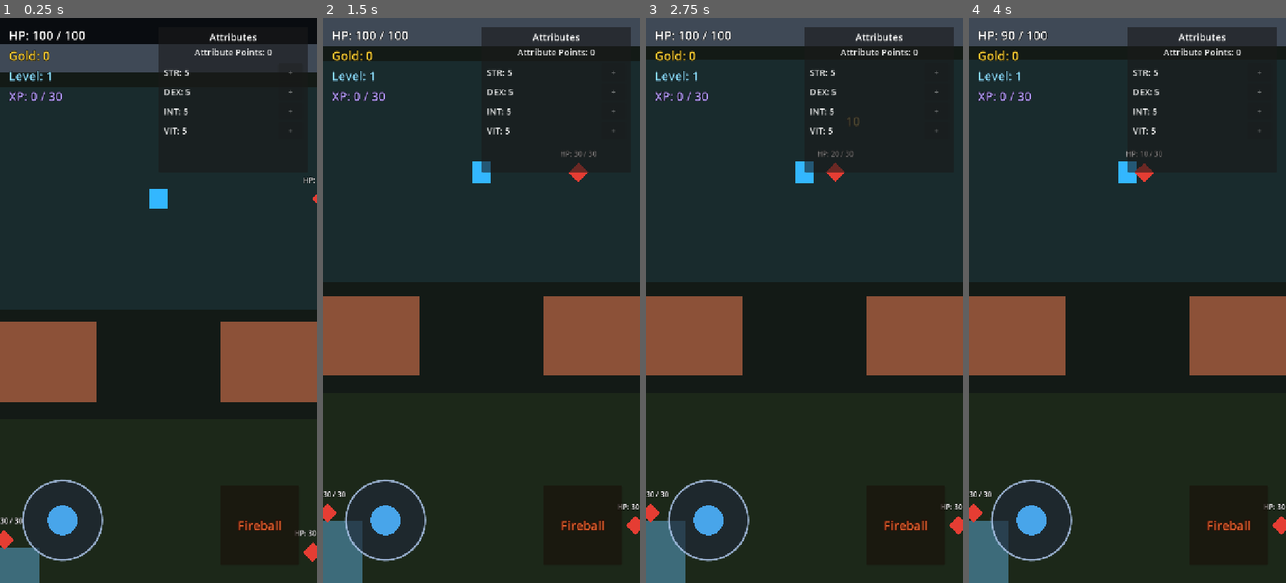
Above: before the commit, frames 1-4 (left to right).
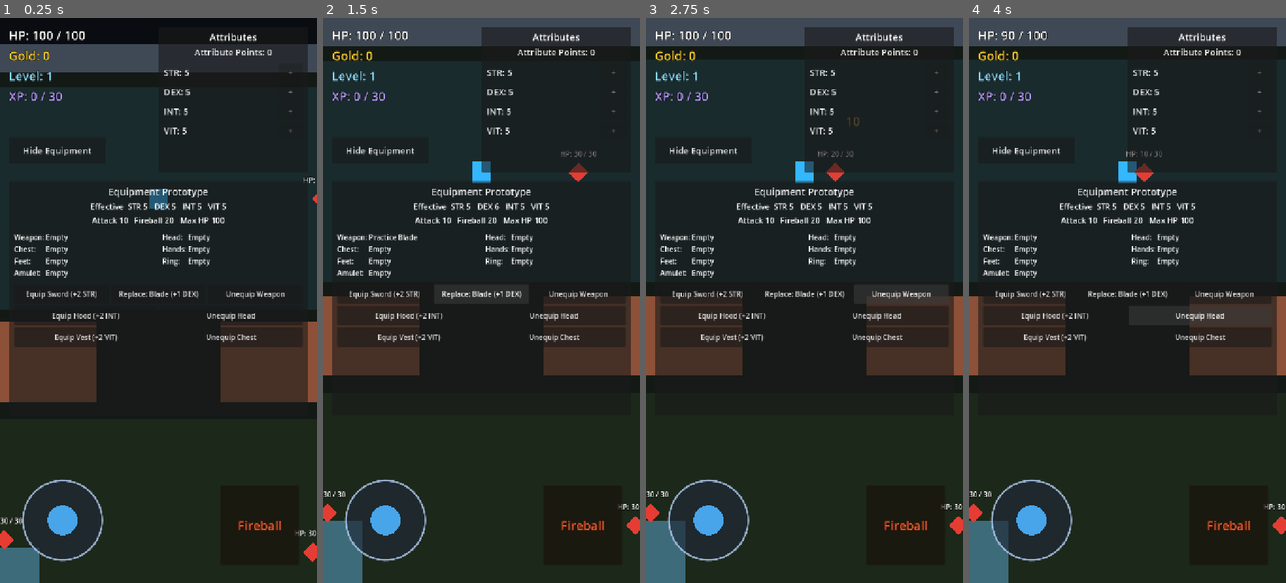
Above: after the commit, the same moments.

Repository: jaakko0/ARPG-game
Game: Godot game, scene res://scenes/main.tscn
Two runs of this game, one before a commit and one after it. Both use one fixed random seed, a clock stepped at 60 frames per second and the inputs below.
Inputs (mouse positions are in pixels of both pictures, inside the frame that each line leads up to):
- Up to frame 1 (0.25 s): no input
- Up to frame 2 (1.5 s): click (383, 294) at 0.5 s, where only the run after the commit has a clickable "Equip Sword (+2 STR)"; click (481, 294) at 1.25 s, where only the run after the commit has a clickable "Replace: Blade (+1 DEX)"
- Up to frame 3 (2.75 s): click (902, 294) at 2 s, where only the run after the commit has a clickable "Unequip Weapon"
- Up to frame 4 (4 s): click (1054, 317) at 2.75 s, where only the run after the commit has a clickable "Equip Hood (+2 INT)"; click (1200, 317) at 3.5 s, where only the run after the commit has a clickable "Unequip Head"

The runs differ from the first frame. In frame 1, 10% of the frame differs, in the area x 2-98%, y 22-68%; in frame 2, 10%; in frame 3, 9.9%; in frame 4, 9.9%.

Commit message:
Add basic equipment system

Diff:
--- /dev/null
+++ b/data/equipment/apprentice_hood.tres
@@ -0,0 +1,10 @@
+[gd_resource type="Resource" script_class="EquipmentItemData" load_steps=2 format=3]
+
+[ext_resource type="Script" path="res://scripts/equipment_item_data.gd" id="1_item_script"]
+
+[resource]
+script = ExtResource("1_item_script")
+item_id = &"apprentice_hood"
+display_name = "Apprentice Hood"
+slot = &"head"
+intelligence_bonus = 2
--- /dev/null
+++ b/data/equipment/practice_blade.tres
@@ -0,0 +1,10 @@
+[gd_resource type="Resource" script_class="EquipmentItemData" load_steps=2 format=3]
+
+[ext_resource type="Script" path="res://scripts/equipment_item_data.gd" id="1_item_script"]
+
+[resource]
+script = ExtResource("1_item_script")
+item_id = &"practice_blade"
+display_name = "Practice Blade"
+slot = &"weapon"
+dexterity_bonus = 1
--- /dev/null
+++ b/data/equipment/sturdy_vest.tres
@@ -0,0 +1,10 @@
+[gd_resource type="Resource" script_class="EquipmentItemData" load_steps=2 format=3]
+
+[ext_resource type="Script" path="res://scripts/equipment_item_data.gd" id="1_item_script"]
+
+[resource]
+script = ExtResource("1_item_script")
+item_id = &"sturdy_vest"
+display_name = "Sturdy Vest"
+slot = &"chest"
+vitality_bonus = 2
--- /dev/null
+++ b/data/equipment/training_sword.tres
@@ -0,0 +1,10 @@
+[gd_resource type="Resource" script_class="EquipmentItemData" load_steps=2 format=3]
+
+[ext_resource type="Script" path="res://scripts/equipment_item_data.gd" id="1_item_script"]
+
+[resource]
+script = ExtResource("1_item_script")
+item_id = &"training_sword"
+display_name = "Training Sword"
+slot = &"weapon"
+strength_bonus = 2
--- /dev/null
+++ b/scenes/equipment_panel.tscn
@@ -0,0 +1,197 @@
+[gd_scene load_steps=2 format=3]
+
+[ext_resource type="Script" path="res://scripts/equipment_panel.gd" id="1_equipment_panel_script"]
+
+[node name="EquipmentPanel" type="PanelContainer"]
+offset_left = 20.0
+offset_top = 370.0
+offset_right = 700.0
+offset_bottom = 900.0
+script = ExtResource("1_equipment_panel_script")
+
+[node name="Margin" type="MarginContainer" parent="."]
+layout_mode = 2
+theme_override_constants/margin_left = 12
+theme_override_constants/margin_top = 8
+theme_override_constants/margin_right = 12
+theme_override_constants/margin_bottom = 8
+
+[node name="VBox" type="VBoxContainer" parent="Margin"]
+layout_mode = 2
+theme_override_constants/separation = 5
+
+[node name="TitleLabel" type="Label" parent="Margin/VBox"]
+layout_mode = 2
+theme_override_font_sizes/font_size = 22
+text = "Equipment Prototype"
+horizontal_alignment = 1
+
+[node name="EffectiveAttributesLabel" type="Label" parent="Margin/VBox"]
+layout_mode = 2
+theme_override_font_sizes/font_size = 18
+text = "Effective  STR 5   DEX 5   INT 5   VIT 5"
+horizontal_alignment = 1
+
+[node name="DerivedStatsLabel" type="Label" parent="Margin/VBox"]
+layout_mode = 2
+theme_override_font_sizes/font_size = 18
+text = "Attack 10   Fireball 20   Max HP 100"
+horizontal_alignment = 1
+
+[node name="SeparatorTop" type="HSeparator" parent="Margin/VBox"]
+layout_mode = 2
+
+[node name="Slots" type="GridContainer" parent="Margin/VBox"]
+layout_mode = 2
+columns = 4
+
+[node name="WeaponName" type="Label" parent="Margin/VBox/Slots"]
+layout_mode = 2
+theme_override_font_sizes/font_size = 16
+text = "Weapon:"
+
+[node name="WeaponValue" type="Label" parent="Margin/VBox/Slots"]
+layout_mode = 2
+size_flags_horizontal = 3
+theme_override_font_sizes/font_size = 16
+text = "Empty"
+clip_text = true
+
+[node name="HeadName" type="Label" parent="Margin/VBox/Slots"]
+layout_mode = 2
+theme_override_font_sizes/font_size = 16
+text = "Head:"
+
+[node name="HeadValue" type="Label" parent="Margin/VBox/Slots"]
+layout_mode = 2
+size_flags_horizontal = 3
+theme_override_font_sizes/font_size = 16
+text = "Empty"
+clip_text = true
+
+[node name="ChestName" type="Label" parent="Margin/VBox/Slots"]
+layout_mode = 2
+theme_override_font_sizes/font_size = 16
+text = "Chest:"
+
+[node name="ChestValue" type="Label" parent="Margin/VBox/Slots"]
+layout_mode = 2
+size_flags_horizontal = 3
+theme_override_font_sizes/font_size = 16
+text = "Empty"
+clip_text = true
+
+[node name="HandsName" type="Label" parent="Margin/VBox/Slots"]
+layout_mode = 2
+theme_override_font_sizes/font_size = 16
+text = "Hands:"
+
+[node name="HandsValue" type="Label" parent="Margin/VBox/Slots"]
+layout_mode = 2
+size_flags_horizontal = 3
+theme_override_font_sizes/font_size = 16
+text = "Empty"
+clip_text = true
+
+[node name="FeetName" type="Label" parent="Margin/VBox/Slots"]
+layout_mode = 2
+theme_override_font_sizes/font_size = 16
+text = "Feet:"
+
+[node name="FeetValue" type="Label" parent="Margin/VBox/Slots"]
+layout_mode = 2
+size_flags_horizontal = 3
+theme_override_font_sizes/font_size = 16
+text = "Empty"
+clip_text = true
+
+[node name="RingName" type="Label" parent="Margin/VBox/Slots"]
+layout_mode = 2
+theme_override_font_sizes/font_size = 16
+text = "Ring:"
+
+[node name="RingValue" type="Label" parent="Margin/VBox/Slots"]
+layout_mode = 2
+size_flags_horizontal = 3
+theme_override_font_sizes/font_size = 16
+text = "Empty"
+clip_text = true
+
+[node name="AmuletName" type="Label" parent="Margin/VBox/Slots"]
+layout_mode = 2
+theme_override_font_sizes/font_size = 16
+text = "Amulet:"
+
+[node name="AmuletValue" type="Label" parent="Margin/VBox/Slots"]
+layout_mode = 2
+size_flags_horizontal = 3
+theme_override_font_sizes/font_size = 16
+text = "Empty"
+clip_text = true
+
+[node name="EmptyName" type="Label" parent="Margin/VBox/Slots"]
+layout_mode = 2
+
+[node name="EmptyValue" type="Label" parent="Margin/VBox/Slots"]
+layout_mode = 2
+
+[node name="SeparatorBottom" type="HSeparator" parent="Margin/VBox"]
+layout_mode = 2
+
+[node name="WeaponButtons" type="HBoxContainer" parent="Margin/VBox"]
+layout_mode = 2
+
+[node name="TrainingSwordButton" type="Button" parent="Margin/VBox/WeaponButtons"]
+custom_minimum_size = Vector2(0, 44)
+layout_mode = 2
+size_flags_horizontal = 3
+focus_mode = 0
+text = "Equip Sword (+2 STR)"
+
+[node name="PracticeBladeButton" type="Button" parent="Margin/VBox/WeaponButtons"]
+custom_minimum_size = Vector2(0, 44)
+layout_mode = 2
+size_flags_horizontal = 3
+focus_mode = 0
+text = "Replace: Blade (+1 DEX)"
+
+[node name="UnequipWeaponButton" type="Button" parent="Margin/VBox/WeaponButtons"]
+custom_minimum_size = Vector2(0, 44)
+layout_mode = 2
+size_flags_horizontal = 3
+focus_mode = 0
+text = "Unequip Weapon"
+
+[node name="HeadButtons" type="HBoxContainer" parent="Margin/VBox"]
+layout_mode = 2
+
+[node name="ApprenticeHoodButton" type="Button" parent="Margin/VBox/HeadButtons"]
+custom_minimum_size = Vector2(0, 44)
+layout_mode = 2
+size_flags_horizontal = 3
+focus_mode = 0
+text = "Equip Hood (+2 INT)"
+
+[node name="UnequipHeadButton" type="Button" parent="Margin/VBox/HeadButtons"]
+custom_minimum_size = Vector2(0, 44)
+layout_mode = 2
+size_flags_horizontal = 3
+focus_mode = 0
+text = "Unequip Head"
+
+[node name="ChestButtons" type="HBoxContainer" parent="Margin/VBox"]
+layout_mode = 2
+
+[node name="SturdyVestButton" type="Button" parent="Margin/VBox/ChestButtons"]
+custom_minimum_size = Vector2(0, 44)
+layout_mode = 2
+size_flags_horizontal = 3
+focus_mode = 0
+text = "Equip Vest (+2 VIT)"
+
+[node name="UnequipChestButton" type="Button" parent="Margin/VBox/ChestButtons"]
+custom_minimum_size = Vector2(0, 44)
+layout_mode = 2
+size_flags_horizontal = 3
+focus_mode = 0
+text = "Unequip Chest"
--- a/scenes/player.tscn
+++ b/scenes/player.tscn
@@ -9,6 +9,12 @@
 [ext_resource type="PackedScene" path="res://scenes/attribute_panel.tscn" id="7_attribute_panel"]
 [ext_resource type="Script" path="res://scripts/save_system.gd" id="8_save_system_script"]
 [ext_resource type="PackedScene" path="res://scenes/mobile_controls.tscn" id="9_mobile_controls"]
+[ext_resource type="Script" path="res://scripts/equipment.gd" id="10_equipment_script"]
+[ext_resource type="PackedScene" path="res://scenes/equipment_panel.tscn" id="11_equipment_panel"]
+[ext_resource type="Resource" path="res://data/equipment/training_sword.tres" id="12_training_sword"]
+[ext_resource type="Resource" path="res://data/equipment/practice_blade.tres" id="13_practice_blade"]
+[ext_resource type="Resource" path="res://data/equipment/apprentice_hood.tres" id="14_apprentice_hood"]
+[ext_resource type="Resource" path="res://data/equipment/sturdy_vest.tres" id="15_sturdy_vest"]
 
 [sub_resource type="RectangleShape2D" id="RectangleShape2D_player"]
 size = Vector2(40, 48)
@@ -41,6 +47,10 @@
 
 [node name="Attributes" type="Node" parent="."]
 script = ExtResource("6_attributes_script")
+
+[node name="Equipment" type="Node" parent="."]
+script = ExtResource("10_equipment_script")
+item_catalog = [ExtResource("12_training_sword"), ExtResource("13_practice_blade"), ExtResource("14_apprentice_hood"), ExtResource("15_sturdy_vest")]
 
 [node name="SaveSystem" type="Node" parent="."]
 script = ExtResource("8_save_system_script")
@@ -108,7 +118,19 @@
 
 [node name="AttributePanel" parent="HUD" instance=ExtResource("7_attribute_panel")]
 
+[node name="EquipmentPanel" parent="HUD" instance=ExtResource("11_equipment_panel")]
+
+[node name="EquipmentToggleButton" type="Button" parent="HUD"]
+offset_left = 20.0
+offset_top = 270.0
+offset_right = 240.0
+offset_bottom = 330.0
+focus_mode = 0
+theme_override_font_sizes/font_size = 20
+text = "Hide Equipment"
+
 [node name="MobileControls" parent="HUD" instance=ExtResource("9_mobile_controls")]
 
+[connection signal="pressed" from="HUD/EquipmentToggleButton" to="." method="_on_equipment_toggle_button_pressed"]
 [connection signal="fireball_requested" from="HUD/MobileControls" to="." method="_on_mobile_fireball_requested"]
 [connection signal="movement_changed" from="HUD/MobileControls" to="." method="_on_mobile_movement_changed"]
--- a/scripts/attributes.gd
+++ b/scripts/attributes.gd
@@ -19,6 +19,10 @@
 var intelligence: int
 var vitality: int
 var unspent_points: int = 0
+var equipment_strength_bonus: int = 0
+var equipment_dexterity_bonus: int = 0
+var equipment_intelligence_bonus: int = 0
+var equipment_vitality_bonus: int = 0
 
 
 func _ready() -> void:
@@ -92,6 +96,54 @@
 	return maxi(get_value(attribute_name) - get_base_value(attribute_name), 0)
 
 
+func set_equipment_bonuses(
+	strength_bonus: int,
+	dexterity_bonus: int,
+	intelligence_bonus: int,
+	vitality_bonus: int
+) -> void:
+	var new_strength_bonus := maxi(strength_bonus, 0)
+	var new_dexterity_bonus := maxi(dexterity_bonus, 0)
+	var new_intelligence_bonus := maxi(intelligence_bonus, 0)
+	var new_vitality_bonus := maxi(vitality_bonus, 0)
+
+	if (
+		new_strength_bonus == equipment_strength_bonus
+		and new_dexterity_bonus == equipment_dexterity_bonus
+		and new_intelligence_bonus == equipment_intelligence_bonus
+		and new_vitality_bonus == equipment_vitality_bonus
+	):
+		return
+
+	equipment_strength_bonus = new_strength_bonus
+	equipment_dexterity_bonus = new_dexterity_bonus
+	equipment_intelligence_bonus = new_intelligence_bonus
+	equipment_vitality_bonus = new_vitality_bonus
+	attributes_updated.emit()
+
+
+func get_equipment_bonus(attribute_name: StringName) -> int:
+	match attribute_name:
+		STRENGTH:
+			return equipment_strength_bonus
+		DEXTERITY:
+			return equipment_dexterity_bonus
+		INTELLIGENCE:
+			return equipment_intelligence_bonus
+		VITALITY:
+			return equipment_vitality_bonus
+		_:
+			return 0
+
+
+func get_effective_value(attribute_name: StringName) -> int:
+	return get_value(attribute_name) + get_equipment_bonus(attribute_name)
+
+
+func get_effective_bonus(attribute_name: StringName) -> int:
+	return maxi(get_effective_value(attribute_name) - get_base_value(attribute_name), 0)
+
+
 func restore_values(
 	saved_strength: int,
 	saved_dexterity: int,
--- /dev/null
+++ b/scripts/equipment.gd
@@ -0,0 +1,99 @@
+extends Node
+
+const EquipmentItemData = preload("res://scripts/equipment_item_data.gd")
+const EquipmentSlots = preload("res://scripts/equipment_slots.gd")
+
+signal equipment_updated
+
+@export var item_catalog: Array = []
+
+var equipped_items: Dictionary = {}
+var catalog_by_id: Dictionary = {}
+
+
+func _ready() -> void:
+	build_catalog()
+
+
+func build_catalog() -> void:
+	catalog_by_id.clear()
+
+	for catalog_entry in item_catalog:
+		var item := catalog_entry as EquipmentItemData
+
+		if item == null or not item.is_valid_item():
+			continue
+
+		catalog_by_id[item.item_id] = item
+
+
+func equip(item: EquipmentItemData) -> bool:
+	if item == null or not item.is_valid_item():
+		return false
+
+	equipped_items[item.slot] = item
+	equipment_updated.emit()
+	return true
+
+
+func equip_by_id(item_id: StringName) -> bool:
+	return equip(get_item_by_id(item_id))
+
+
+func unequip(slot: StringName) -> EquipmentItemData:
+	if not EquipmentSlots.is_valid(slot):
+		return null
+
+	var previous_item := get_equipped_item(slot)
+
+	if previous_item == null:
+		return null
+
+	equipped_items.erase(slot)
+	equipment_updated.emit()
+	return previous_item
+
+
+func get_equipped_item(slot: StringName) -> EquipmentItemData:
+	return equipped_items.get(slot) as EquipmentItemData
+
+
+func get_item_by_id(item_id: StringName) -> EquipmentItemData:
+	return catalog_by_id.get(item_id) as EquipmentItemData
+
+
+func get_total_attribute_bonus(attribute_name: StringName) -> int:
+	var total_bonus := 0
+
+	for item_value in equipped_items.values():
+		var item := item_value as EquipmentItemData
+
+		if item != null:
+			total_bonus += item.get_attribute_bonus(attribute_name)
+
+	return total_bonus
+
+
+func get_equipped_item_ids() -> Dictionary:
+	var equipped_ids := {}
+
+	for slot in EquipmentSlots.ALL:
+		var item := get_equipped_item(slot)
+
+		if item != null:
+			equipped_ids[String(slot)] = String(item.item_id)
+
+	return equipped_ids
+
+
+func restore_equipment(equipment_ids: Dictionary) -> void:
+	equipped_items.clear()
+
+	for slot in EquipmentSlots.ALL:
+		var item_id := StringName(equipment_ids.get(String(slot), ""))
+		var item := get_item_by_id(item_id)
+
+		if item != null and item.slot == slot:
+			equipped_items[slot] = item
+
+	equipment_updated.emit()
--- /dev/null
+++ b/scripts/equipment_item_data.gd
@@ -0,0 +1,30 @@
+class_name EquipmentItemData
+extends Resource
+
+const EquipmentSlots = preload("res://scripts/equipment_slots.gd")
+
+@export var item_id: StringName
+@export var display_name: String
+@export var slot: StringName = EquipmentSlots.WEAPON
+@export_range(0, 1000, 1) var strength_bonus: int = 0
+@export_range(0, 1000, 1) var dexterity_bonus: int = 0
+@export_range(0, 1000, 1) var intelligence_bonus: int = 0
+@export_range(0, 1000, 1) var vitality_bonus: int = 0
+
+
+func is_valid_item() -> bool:
+	return not item_id.is_empty() and not display_name.is_empty() and EquipmentSlots.is_valid(slot)
+
+
+func get_attribute_bonus(attribute_name: StringName) -> int:
+	match attribute_name:
+		&"strength":
+			return strength_bonus
+		&"dexterity":
+			return dexterity_bonus
+		&"intelligence":
+			return intelligence_bonus
+		&"vitality":
+			return vitality_bonus
+		_:
+			return 0
--- /dev/null
+++ b/scripts/equipment_panel.gd
@@ -0,0 +1,99 @@
+extends PanelContainer
+
+const EquipmentItemData = preload("res://scripts/equipment_item_data.gd")
+const EquipmentSlots = preload("res://scripts/equipment_slots.gd")
+
+@onready var effective_attributes_label: Label = $Margin/VBox/EffectiveAttributesLabel
+@onready var derived_stats_label: Label = $Margin/VBox/DerivedStatsLabel
+
+var equipment: Node
+var attributes: Node
+var derived_stats_provider: Node
+var slot_labels: Dictionary
+
+
+func _ready() -> void:
+	slot_labels = {
+		&"weapon": $Margin/VBox/Slots/WeaponValue,
+		&"head": $Margin/VBox/Slots/HeadValue,
+		&"chest": $Margin/VBox/Slots/ChestValue,
+		&"hands": $Margin/VBox/Slots/HandsValue,
+		&"feet": $Margin/VBox/Slots/FeetValue,
+		&"ring": $Margin/VBox/Slots/RingValue,
+		&"amulet": $Margin/VBox/Slots/AmuletValue,
+	}
+	$Margin/VBox/WeaponButtons/TrainingSwordButton.pressed.connect(
+		_equip_item.bind(&"training_sword")
+	)
+	$Margin/VBox/WeaponButtons/PracticeBladeButton.pressed.connect(
+		_equip_item.bind(&"practice_blade")
+	)
+	$Margin/VBox/WeaponButtons/UnequipWeaponButton.pressed.connect(
+		_unequip_slot.bind(&"weapon")
+	)
+	$Margin/VBox/HeadButtons/ApprenticeHoodButton.pressed.connect(
+		_equip_item.bind(&"apprentice_hood")
+	)
+	$Margin/VBox/HeadButtons/UnequipHeadButton.pressed.connect(
+		_unequip_slot.bind(&"head")
+	)
+	$Margin/VBox/ChestButtons/SturdyVestButton.pressed.connect(
+		_equip_item.bind(&"sturdy_vest")
+	)
+	$Margin/VBox/ChestButtons/UnequipChestButton.pressed.connect(
+		_unequip_slot.bind(&"chest")
+	)
+
+
+func setup(
+	equipment_component: Node,
+	attribute_component: Node,
+	stats_provider: Node
+) -> void:
+	equipment = equipment_component
+	attributes = attribute_component
+	derived_stats_provider = stats_provider
+
+	if not equipment.is_connected("equipment_updated", update_display):
+		equipment.connect("equipment_updated", update_display)
+
+	if not attributes.is_connected("attributes_updated", update_display):
+		attributes.connect("attributes_updated", update_display)
+
+	update_display()
+
+
+func _equip_item(item_id: StringName) -> void:
+	if equipment != null:
+		equipment.call("equip_by_id", item_id)
+
+
+func _unequip_slot(slot: StringName) -> void:
+	if equipment != null:
+		equipment.call("unequip", slot)
+
+
+func update_display() -> void:
+	if equipment == null or attributes == null or derived_stats_provider == null:
+		return
+
+	for slot in EquipmentSlots.ALL:
+		var item: EquipmentItemData = equipment.call("get_equipped_item", slot)
+		var value_label := slot_labels.get(slot) as Label
+
+		if value_label != null:
+			value_label.text = "Empty" if item == null else item.display_name
+
+	effective_attributes_label.text = "Effective  STR %d   DEX %d   INT %d   VIT %d" % [
+		attributes.call("get_effective_value", &"strength"),
+		attributes.call("get_effective_value", &"dexterity"),
+		attributes.call("get_effective_value", &"intelligence"),
+		attributes.call("get_effective_value", &"vitality"),
+	]
+
+	var derived_stats: Dictionary = derived_stats_provider.call("get_derived_stats_debug_data")
+	derived_stats_label.text = "Attack %d   Fireball %d   Max HP %d" % [
+		derived_stats.get("autoattack_damage", 0),
+		derived_stats.get("fireball_damage", 0),
+		derived_stats.get("max_health", 0),
+	]
--- /dev/null
+++ b/scripts/equipment_slots.gd
@@ -0,0 +1,44 @@
+class_name EquipmentSlots
+extends RefCounted
+
+const WEAPON: StringName = &"weapon"
+const HEAD: StringName = &"head"
+const CHEST: StringName = &"chest"
+const HANDS: StringName = &"hands"
+const FEET: StringName = &"feet"
+const RING: StringName = &"ring"
+const AMULET: StringName = &"amulet"
+
+const ALL: Array[StringName] = [
+	WEAPON,
+	HEAD,
+	CHEST,
+	HANDS,
+	FEET,
+	RING,
+	AMULET,
+]
+
+
+static func is_valid(slot: StringName) -> bool:
+	return ALL.has(slot)
+
+
+static func get_display_name(slot: StringName) -> String:
+	match slot:
+		WEAPON:
+			return "Weapon"
+		HEAD:
+			return "Head"
+		CHEST:
+			return "Chest"
+		HANDS:
+			return "Hands"
+		FEET:
+			return "Feet"
+		RING:
+			return "Ring"
+		AMULET:
+			return "Amulet"
+		_:
+			return "Unknown"
--- a/scripts/player.gd
+++ b/scripts/player.gd
@@ -9,6 +9,7 @@
 @onready var health = $Health
 @onready var experience = $Experience
 @onready var attributes = $Attributes
+@onready var equipment = $Equipment
 @onready var save_system = $SaveSystem
 @onready var health_label: Label = $HUD/HealthLabel
 @onready var gold_label: Label = $HUD/GoldLabel
@@ -17,6 +18,8 @@
 @onready var save_status_label: Label = $HUD/SaveStatusLabel
 @onready var fireball_skill = $FireballSkill
 @onready var attribute_panel = $HUD/AttributePanel
+@onready var equipment_panel = $HUD/EquipmentPanel
+@onready var equipment_toggle_button: Button = $HUD/EquipmentToggleButton
 
 var starting_position: Vector2
 var facing_direction: Vector2 = Vector2.DOWN
@@ -27,6 +30,7 @@
 var base_fireball_damage: int
 var save_status_remaining: float = 0.0
 var mobile_movement_input: Vector2 = Vector2.ZERO
+var is_loading_progression: bool = false
 
 
 func _ready() -> void:
@@ -39,8 +43,12 @@
 	experience.experience_changed.connect(_on_experience_changed)
 	experience.level_changed.connect(_on_level_changed)
 	attributes.attribute_changed.connect(_on_attribute_changed)
+	equipment.equipment_updated.connect(_on_equipment_updated)
 	attribute_panel.setup(attributes)
+	equipment_panel.setup(equipment, attributes, self)
+	update_equipment_attribute_bonuses()
 	apply_attribute_effects()
+	update_equipment_toggle_button()
 	update_health_display(health.current_health, health.max_health)
 	update_gold_display()
 	update_experience_display()
@@ -90,6 +98,11 @@
 
 func _on_mobile_fireball_requested() -> void:
 	try_fireball()
+
+
+func _on_equipment_toggle_button_pressed() -> void:
+	equipment_panel.visible = not equipment_panel.visible
+	update_equipment_toggle_button()
 
 
 func try_autoattack() -> void:
@@ -183,6 +196,7 @@
 			"vitality": attributes.vitality,
 			"unspent_points": attributes.unspent_points,
 		},
+		"equipment": equipment.get_equipped_item_ids(),
 	}
 
 
@@ -199,6 +213,7 @@
 	var saved_intelligence := int(attribute_data.get("intelligence", -1))
 	var saved_vitality := int(attribute_data.get("vitality", -1))
 	var saved_unspent_points := int(attribute_data.get("unspent_points", -1))
+	var saved_equipment_data: Variant = player_data.get("equipment", {})
 
 	if (
 		saved_level < 1
@@ -210,10 +225,14 @@
 		or saved_intelligence < 0
 		or saved_vitality < 0
 		or saved_unspent_points < 0
+		or typeof(saved_equipment_data) != TYPE_DICTIONARY
 	):
 		return false
 
+	is_loading_progression = true
+
 	if not experience.restore_progress(saved_level, saved_experience):
+		is_loading_progression = false
 		return false
 
 	if not attributes.restore_values(
@@ -223,12 +242,17 @@
 		saved_vitality,
 		saved_unspent_points
 	):
-		return false
-
+		is_loading_progression = false
+		return false
+
+	equipment.restore_equipment(saved_equipment_data)
 	gold = saved_gold
+	is_loading_progression = false
+	update_equipment_attribute_bonuses()
 	apply_attribute_effects()
 	update_gold_display()
 	update_experience_display()
+	equipment_panel.update_display()
 	return true
 
 
@@ -250,7 +274,20 @@
 
 
 func _on_attribute_changed(_attribute_name: StringName, _new_value: int) -> void:
+	if is_loading_progression:
+		return
+
 	apply_attribute_effects()
+	equipment_panel.update_display()
+
+
+func _on_equipment_updated() -> void:
+	if is_loading_progression:
+		return
+
+	update_equipment_attribute_bonuses()
+	apply_attribute_effects()
+	equipment_panel.update_display()
 
 
 func respawn() -> void:
@@ -276,10 +313,35 @@
 
 
 func apply_attribute_effects() -> void:
-	attack_damage = base_attack_damage + attributes.get_bonus(&"strength")
-	health.set_max_health(base_max_health + attributes.get_bonus(&"vitality") * 5)
+	attack_damage = base_attack_damage + attributes.get_effective_bonus(&"strength")
+	health.set_max_health(
+		base_max_health + attributes.get_effective_bonus(&"vitality") * 5
+	)
 	fireball_skill.damage = (
-		base_fireball_damage + attributes.get_bonus(&"intelligence") * 2
+		base_fireball_damage + attributes.get_effective_bonus(&"intelligence") * 2
+	)
+
+
+func update_equipment_attribute_bonuses() -> void:
+	attributes.set_equipment_bonuses(
+		equipment.get_total_attribute_bonus(&"strength"),
+		equipment.get_total_attribute_bonus(&"dexterity"),
+		equipment.get_total_attribute_bonus(&"intelligence"),
+		equipment.get_total_attribute_bonus(&"vitality")
+	)
+
+
+func get_derived_stats_debug_data() -> Dictionary:
+	return {
+		"autoattack_damage": attack_damage,
+		"fireball_damage": fireball_skill.damage,
+		"max_health": health.max_health,
+	}
+
+
+func update_equipment_toggle_button() -> void:
+	equipment_toggle_button.text = (
+		"Hide Equipment" if equipment_panel.visible else "Show Equipment"
 	)
 
 
--- a/scripts/save_system.gd
+++ b/scripts/save_system.gd
@@ -110,6 +110,24 @@
 		if int(attribute_data[key]) < 0:
 			return false
 
+	if player_data.has("equipment"):
+		var equipment_data: Variant = player_data["equipment"]
+
+		if typeof(equipment_data) != TYPE_DICTIONARY:
+			return false
+
+		for slot_key in equipment_data:
+			if (
+				typeof(slot_key) != TYPE_STRING
+				and typeof(slot_key) != TYPE_STRING_NAME
+			):
+				return false
+
+			var item_id: Variant = equipment_data[slot_key]
+
+			if typeof(item_id) != TYPE_STRING and typeof(item_id) != TYPE_STRING_NAME:
+				return false
+
 	return true
 
 
Not shown: 1 places in scenes/player.tscn that only renumber resources
Not shown, added: scripts/equipment.gd.uid
Not shown, added: scripts/equipment_item_data.gd.uid
Not shown, added: scripts/equipment_panel.gd.uid
Not shown, added: scripts/equipment_slots.gd.uid
